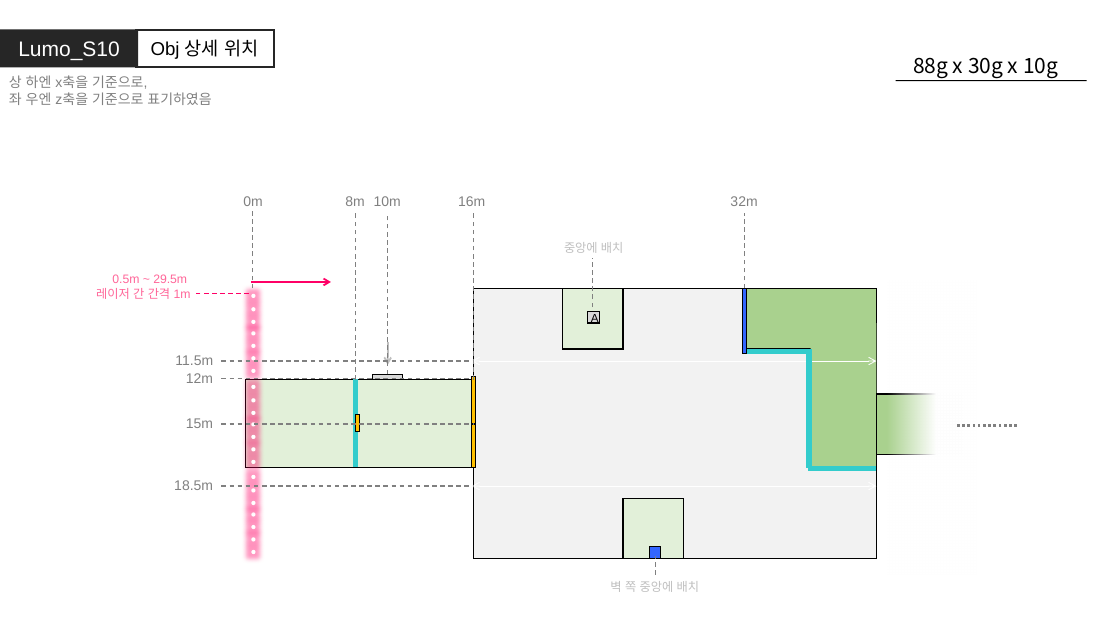
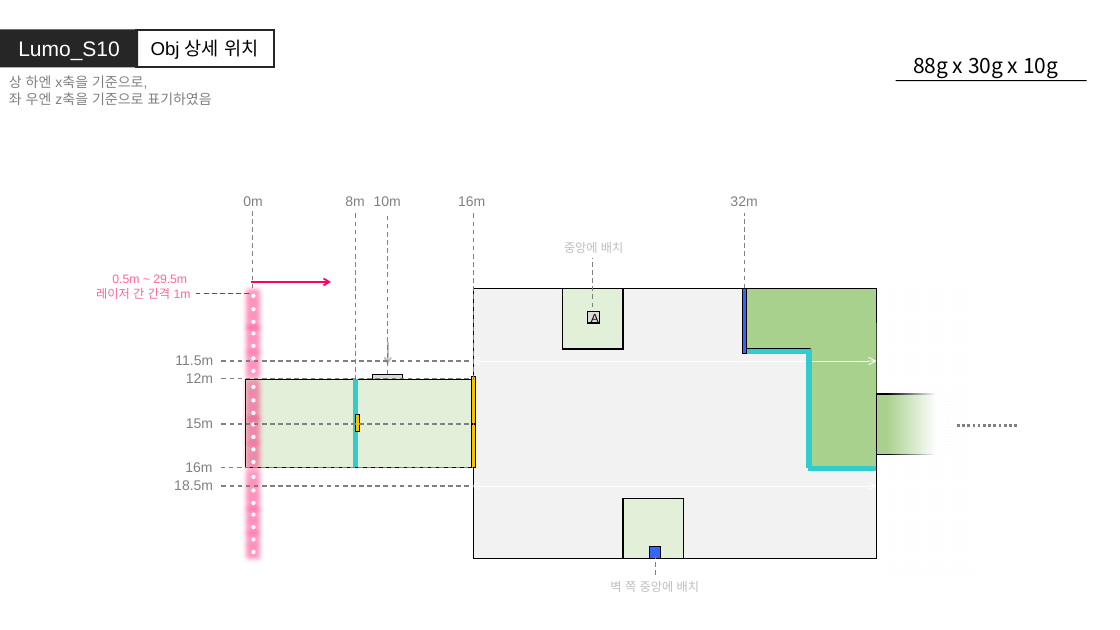
Before and after one commit to GGMGangsterHamster/GangsterHamster, a slide deck: slide 19 of Documents/LevelDesign/LumoStage/Lumo_Stage.pptx (slide 9 before the commit). Drawn at 1120x630 pixels with LibreOffice and Linux fonts; fonts in the diff are those of the drawing. Boxes give left, top, right and bottom in pixels: in the first picture for what was removed or moved away, otherwise in the second. Text is boxed around its words. In the diff, an @@ line names an element or a change of style, - is before the commit and + after.

```diff
--- a/Documents/LevelDesign/LumoStage/Lumo_Stage.pptx
+++ b/Documents/LevelDesign/LumoStage/Lumo_Stage.pptx
@@ text added at (x1=185, y1=462, x2=212, y2=472), 12 pt, text #808080 @@
+16m
@@ line added from (221, 467) to (473, 467), #808080 1 pt dashed @@
```
Also in this commit, not shown: 2 other slides changed, 10 slides added, 2 other files.
